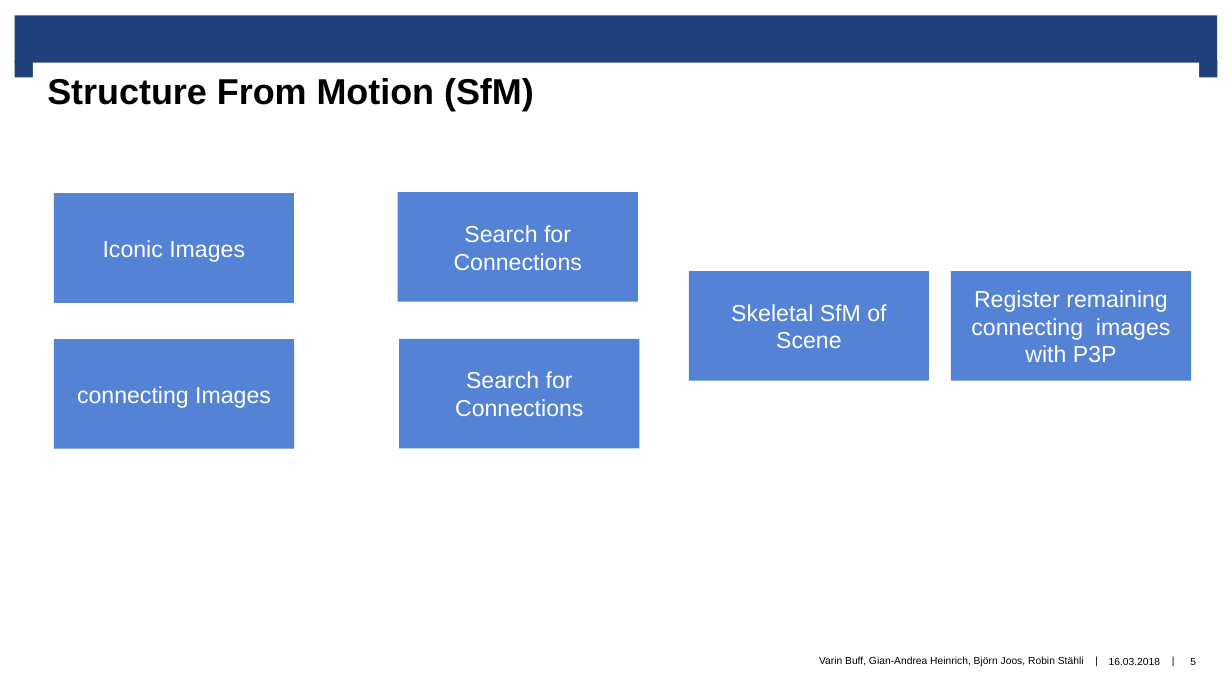
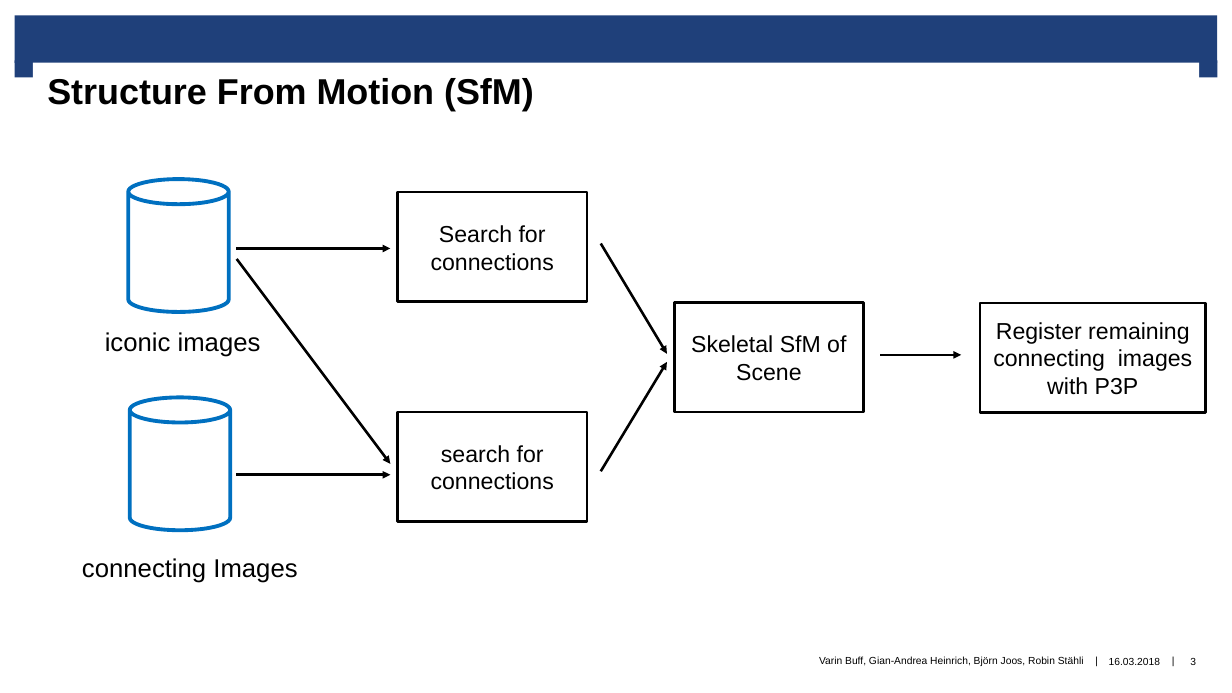
Before and after one commit to gian1312/suchen, a slide deck: slide 3 of PaperPresentation/Paper_Varin.pptx (slide 5 before the commit). Drawn at 1232x693 pixels with LibreOffice and Linux fonts; fonts in the diff are those of the drawing; background and template pictures are left out. Boxes give left, top, right and bottom in pixels: in the first picture for what was removed or moved away, otherwise in the second. Text is boxed around its words. In the diff, an @@ line names an element or a change of style, - is before the commit and + after.

```diff
--- a/PaperPresentation/Paper_Varin.pptx
+++ b/PaperPresentation/Paper_Varin.pptx
@@ cylinder added at <box>128,179,229,312</box>, outline #0070C0 3 pt @@
@@ rectangle "Search for connections": place and size @@
-rectangle "Search for connections" at <box>397,192,638,302</box>
+rectangle "Search for connections" at <box>397,192,587,302</box>
@@ rectangle "Search for connections" at <box>397,192,587,302</box>: fill #5482D4 to #FFFFFF; outline none to #000000 2 pt @@
@@ text in rectangle at <box>431,225,554,271</box>: text changed; text colour #FFFFFF to #000000 @@
-Search for Connections
+Search for connections
@@ arrow added from (238, 249) to (390, 249), #000000 2 pt @@
@@ arrow added from (238, 260) to (390, 464), #000000 2 pt @@
@@ arrow added from (602, 245) to (667, 354), #000000 2 pt @@
@@ text "iconic images": place and size @@
-text "iconic images" at <box>54,193,294,303</box>
+text "iconic images" at <box>105,332,261,357</box>
@@ text "iconic images" at <box>105,332,261,357</box>: vertical alignment middle to top; fill #5482D4 to none @@
@@ rectangle "Skeletal SfM of Scene" at <box>674,302,863,412</box>: text colour #FFFFFF to #000000; fill #5482D4 to #FFFFFF; outline none to #000000 2 pt @@
@@ rectangle "Skeletal SfM of Scene": place and size @@
-rectangle "Skeletal SfM of Scene" at <box>689,271,929,381</box>
+rectangle "Skeletal SfM of Scene" at <box>674,302,863,412</box>
@@ rectangle "Register remaining connecting images with ...": place and size @@
-rectangle "Register remaining connecting images with ..." at <box>951,271,1191,381</box>
+rectangle "Register remaining connecting images with ..." at <box>980,303,1205,413</box>
@@ rectangle "Register remaining connecting images with ..." at <box>980,303,1205,413</box>: text colour #FFFFFF to #000000; fill #5482D4 to #FFFFFF; outline none to #000000 2 pt @@
@@ text at <box>105,332,261,357</box>: text changed; size 18 to 20 pt; text colour #FFFFFF to #000000 @@
-Iconic Images
+iconic images
@@ arrow added from (881, 355) to (961, 355), #000000 2 pt @@
@@ arrow added from (602, 470) to (667, 362), #000000 2 pt @@
@@ cylinder added at <box>129,397,230,531</box>, outline #0070C0 3 pt @@
@@ rectangle "search for connections" at <box>397,412,587,522</box>: fill #5482D4 to #FFFFFF; outline none to #000000 2 pt @@
@@ rectangle "search for connections": place and size @@
-rectangle "search for connections" at <box>399,339,640,449</box>
+rectangle "search for connections" at <box>397,412,587,522</box>
@@ text in rectangle at <box>431,445,554,490</box>: text changed; text colour #FFFFFF to #000000 @@
-Search for Connections
+search for connections
@@ arrow added from (238, 475) to (390, 475), #000000 2 pt @@
@@ text "connecting Images": place and size @@
-text "connecting Images" at <box>54,339,294,449</box>
+text "connecting Images" at <box>82,558,297,583</box>
@@ text "connecting Images" at <box>82,558,297,583</box>: size 18 to 20 pt, text colour #FFFFFF to #000000; more space between paragraphs; vertical alignment middle to top; fill #5482D4 to none @@
@@ page number at <box>1190,658,1196,665</box>: text changed @@
-5
+3
```
Also in this commit, not shown: 2 other slides changed, 1 slide added.
